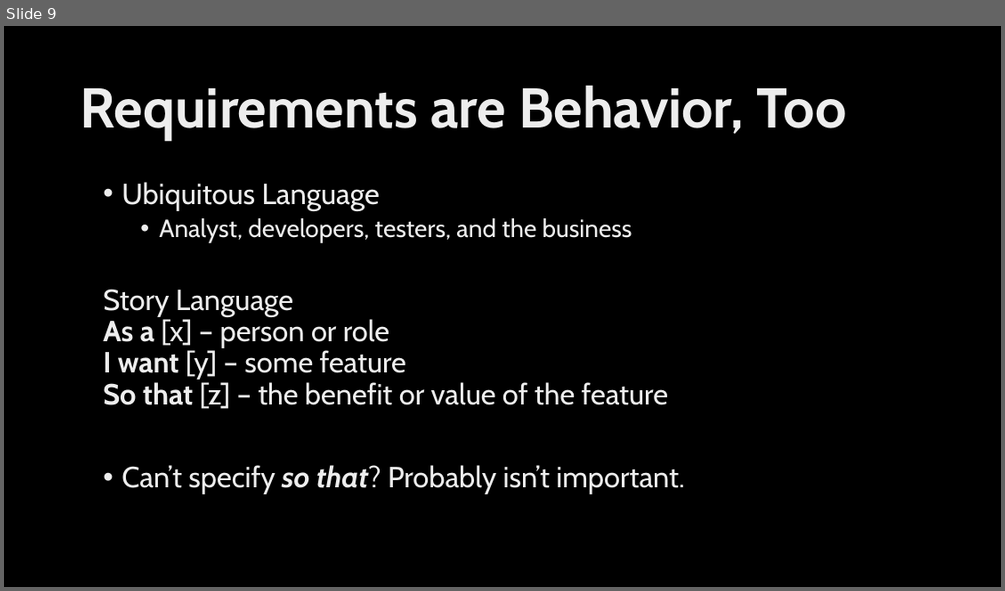
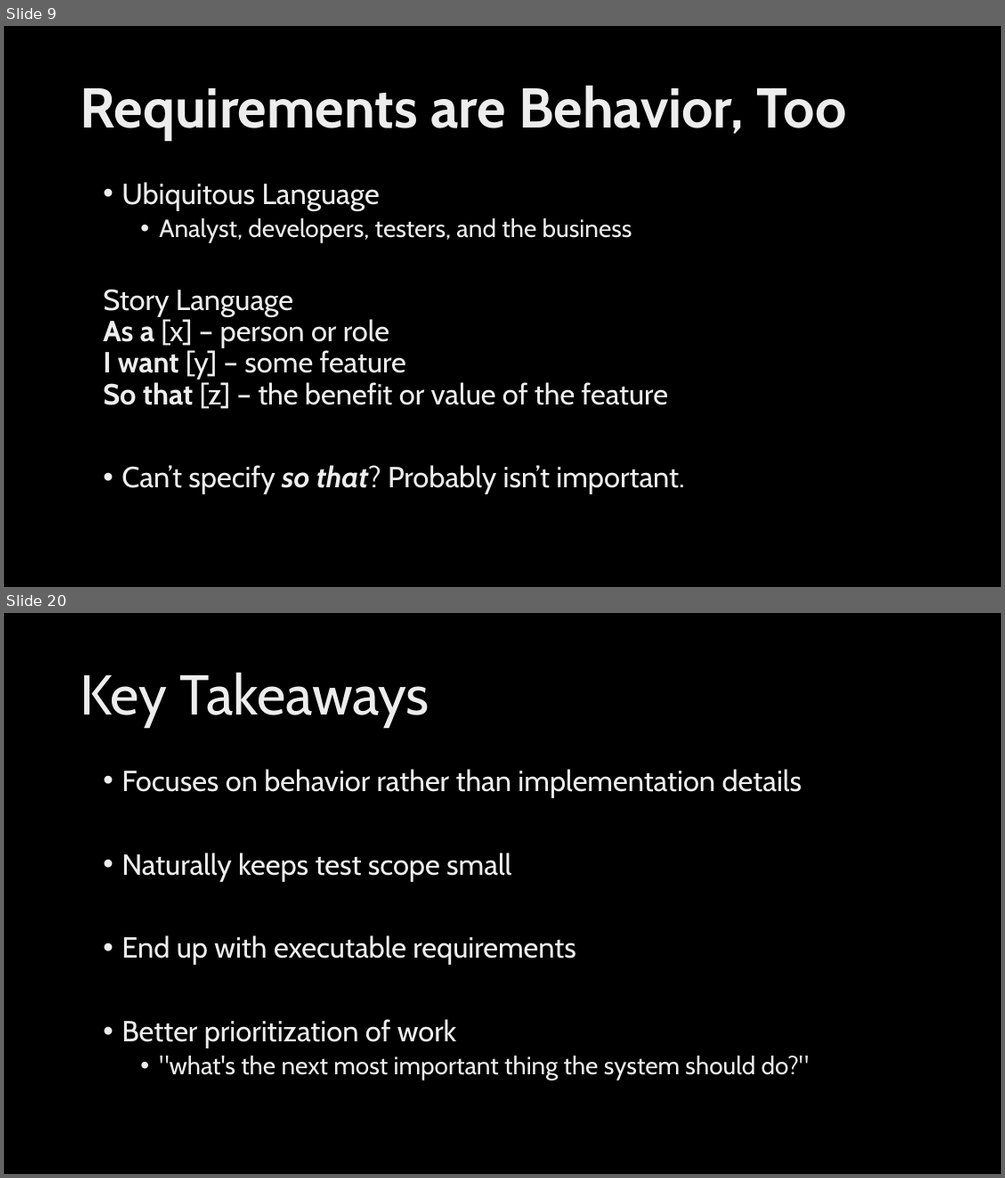
Before and after one commit to ingramam/BDD-lunch-and-learn, a slide deck: BDD.pptx. Shown one above the other, each under a label of ours: slide 9 before the commit, slides 9 and 20 after it; the slides between them are not shown. The pictures are 1005x591 and 1005x1178 pixels, drawn with LibreOffice and Linux fonts; fonts in the diff are those of the drawing; background and template pictures are left out. Boxes give left, top, right and bottom in pixels: in the first picture for what was removed or moved away, otherwise in the second. Text is boxed around its words. In the diff, an @@ line names an element or a change of style, - is before the commit and + after.

```diff
--- a/BDD.pptx
+++ b/BDD.pptx
@@ slide 20 added at box(4, 613, 1001, 1174), background picture (left out) @@
@@ title added at box(80, 672, 430, 728), 54 pt, text gradient #BFBFBF to #EDEDED to #FFFFFF @@
+Key Takeaways
@@ text added at box(121, 769, 809, 1080), 28 pt, text gradient #BFBFBF to #EDEDED to #FFFFFF @@
+• Focuses on behavior rather than implementation details
+• Naturally keeps test scope small
+• End up with executable requirements
+• Better prioritization of work
+  • "what's the next most important thing the system should do?"
```
Also in this commit, not shown: 3 slides changed, 8 other slides added, 1 other file.
